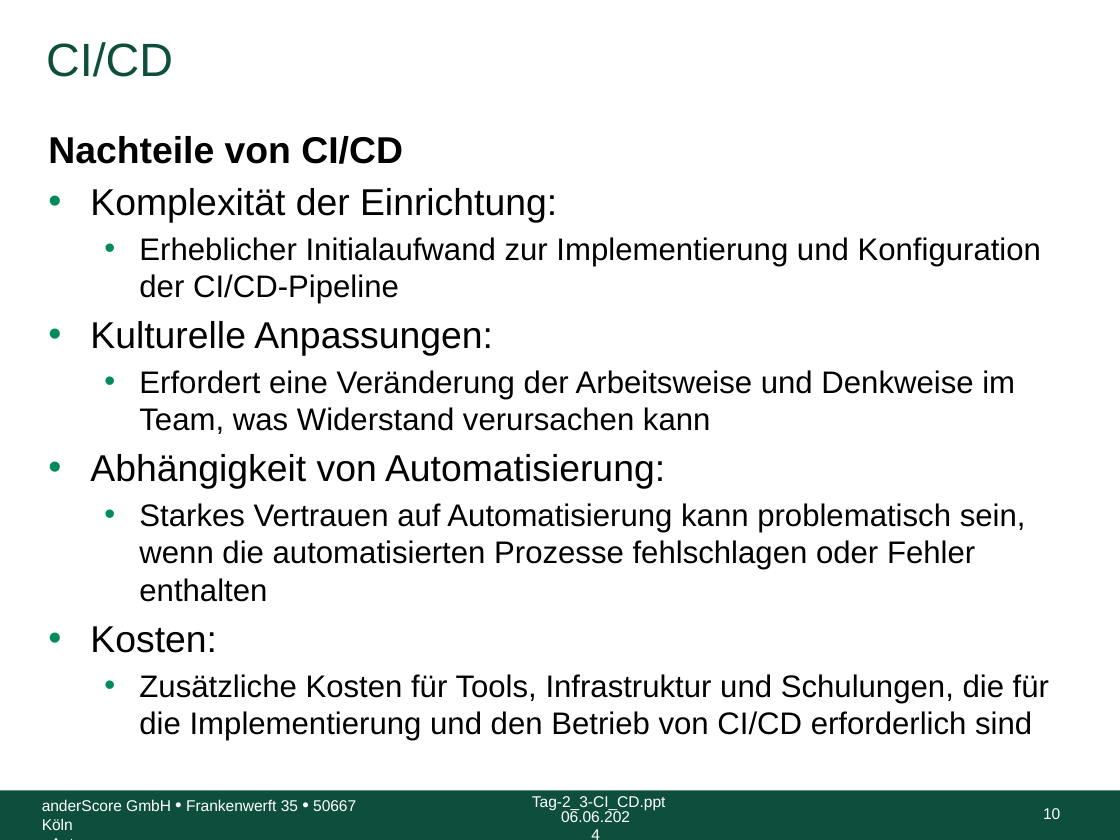
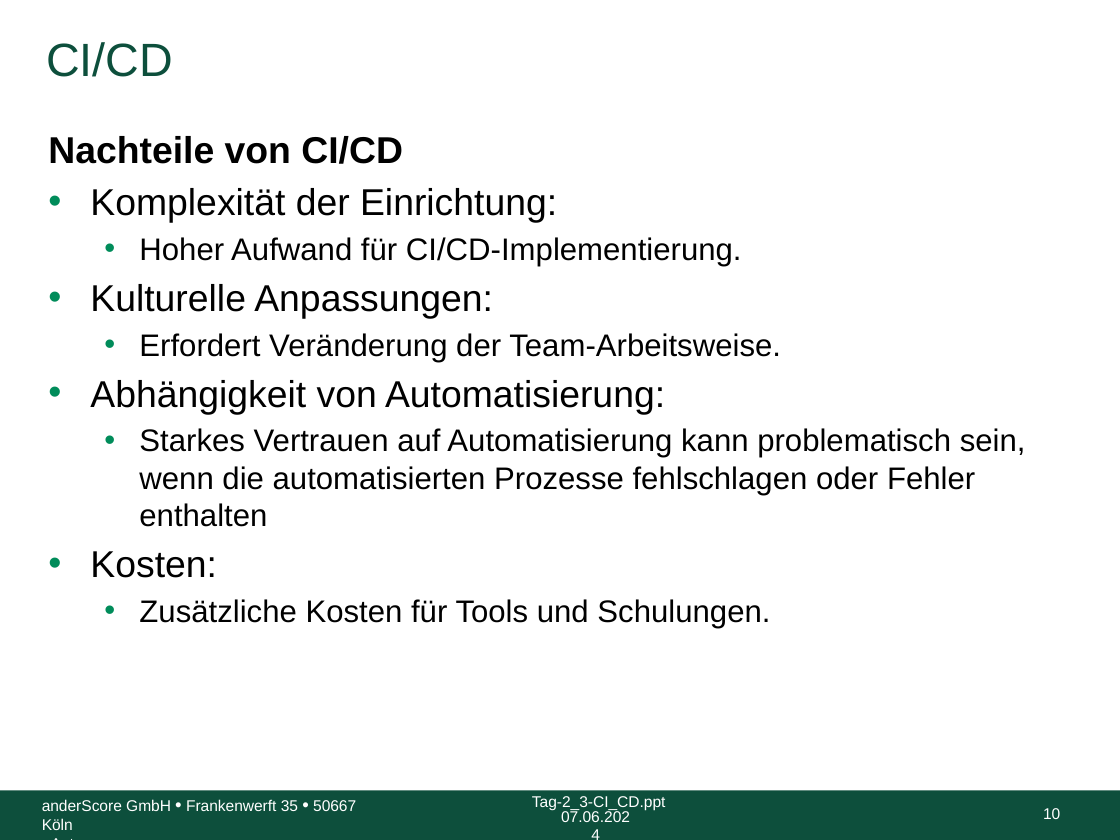
Before and after one commit to anderscore-gmbh/gitlab, a slide deck: slide 10 of slides/Tag-2_4-CI_CD.pptx. Drawn at 1120x840 pixels with LibreOffice and Linux fonts; fonts in the diff are those of the drawing; background and template pictures are left out. Boxes give left, top, right and bottom in pixels: in the first picture for what was removed or moved away, otherwise in the second. Text is boxed around its words. In the diff, an @@ line names an element or a change of style, - is before the commit and + after.

```diff
--- a/slides/Tag-2_4-CI_CD.pptx
+++ b/slides/Tag-2_4-CI_CD.pptx
@@ text at (x1=139, y1=237, x2=742, y2=266): text changed @@
-  • Erheblicher Initialaufwand zur Implementierung und Konfiguration der CI/CD-Pipeline
+  • Hoher Aufwand für CI/CD-Implementierung.
@@ text at (x1=139, y1=333, x2=781, y2=362): text changed @@
-  • Erfordert eine Veränderung der Arbeitsweise und Denkweise im Team, was Widerstand verursachen kann
+  • Erfordert Veränderung der Team-Arbeitsweise.
@@ text at (x1=139, y1=599, x2=770, y2=628): text changed @@
-  • Zusätzliche Kosten für Tools, Infrastruktur und Schulungen, die für die Implementierung und den Betrieb von CI/CD erforderlich sind
+  • Zusätzliche Kosten für Tools und Schulungen.
@@ text at (x1=561, y1=809, x2=630, y2=822): text changed @@
-06.06.2024
+07.06.2024
```
Also in this commit, not shown: 18 other slides changed, 14 slides added, 1 other file.
